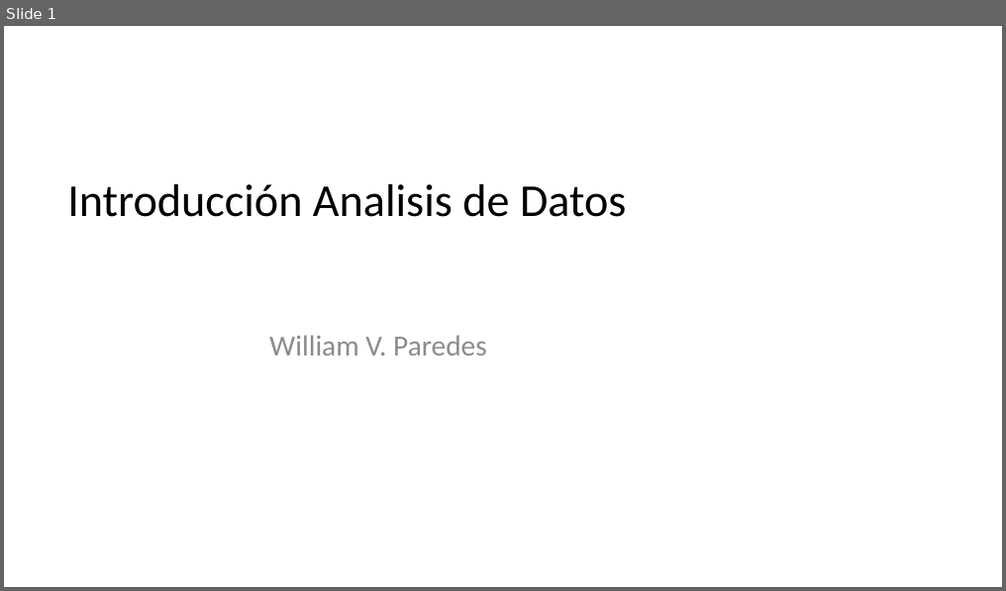
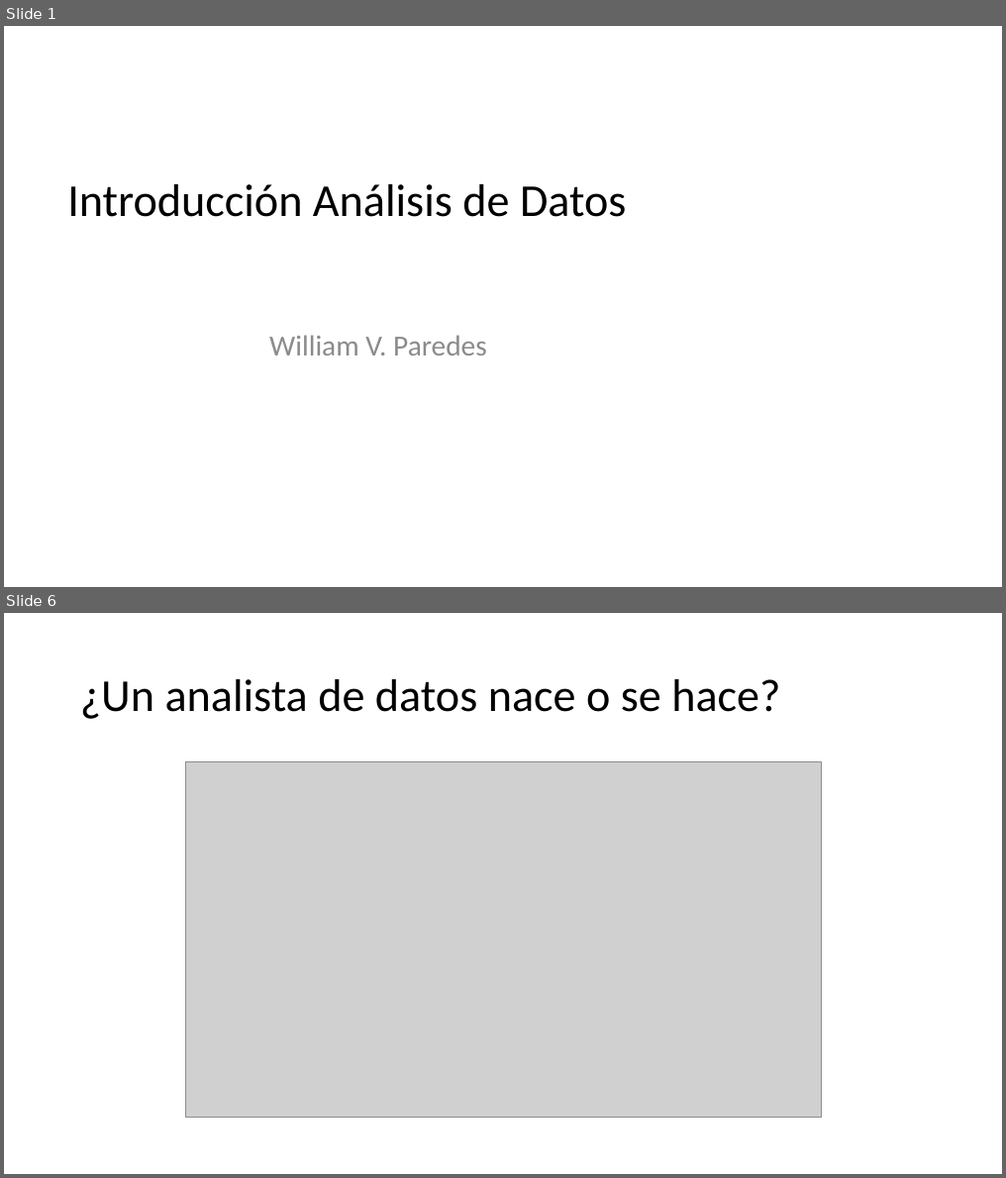
Before and after one commit to wparedesgt/RBasico, a slide deck: presentaciones/S01-New/00_Inicio.pptx. Shown one above the other, each under a label of ours: slide 1 before the commit, slides 1 and 6 after it; the slides between them are not shown. The pictures are 1006x591 and 1006x1178 pixels, drawn with LibreOffice and Linux fonts; fonts in the diff are those of the drawing; grey boxes stand for pictures; background and template pictures are left out. Boxes give left, top, right and bottom in pixels: in the first picture for what was removed or moved away, otherwise in the second. Text is boxed around its words. In the diff, an @@ line names an element or a change of style, - is before the commit and + after.

Commit message:
presentación de intro de rbasico

```diff
--- a/presentaciones/S01-New/00_Inicio.pptx
+++ b/presentaciones/S01-New/00_Inicio.pptx
@@ slide 6 added at (4, 613, 1002, 1174), background picture (left out) @@
@@ title added at (80, 679, 780, 719), 44 pt, text #000000 @@
+¿Un analista de datos nace o se hace?
@@ picture added at (186, 761, 822, 1118) @@
@@ slide 1 changed as well @@
@@ title at (67, 184, 627, 217): text changed @@
-Introducción Analisis de Datos
+Introducción Análisis de Datos
```
Also in this commit, not shown: 5 other slides added, 3 slides removed, 4 other files.
